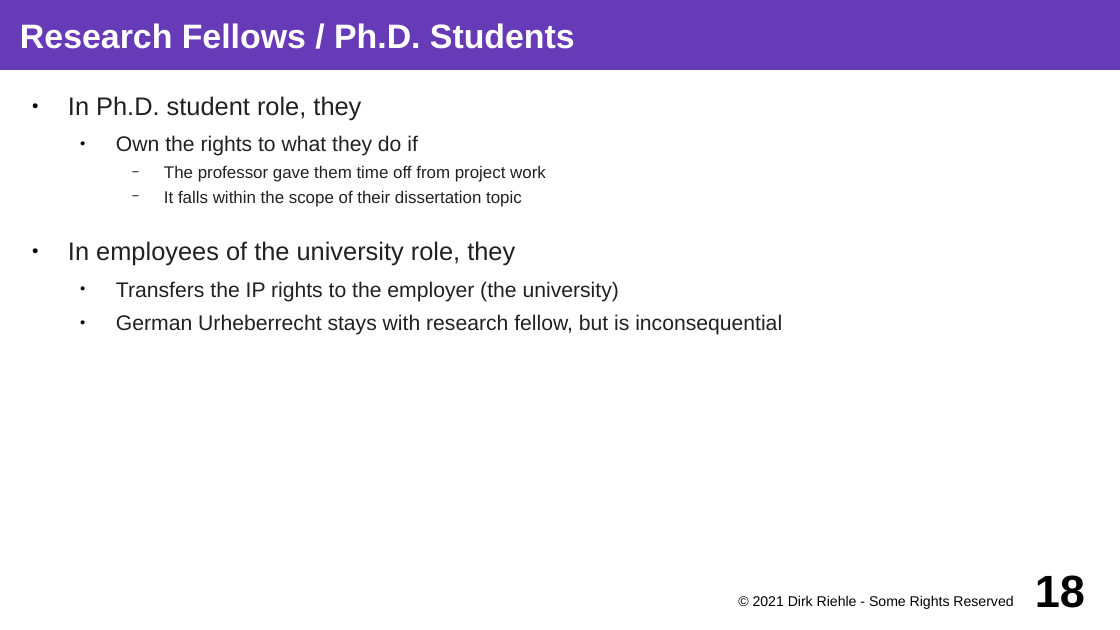
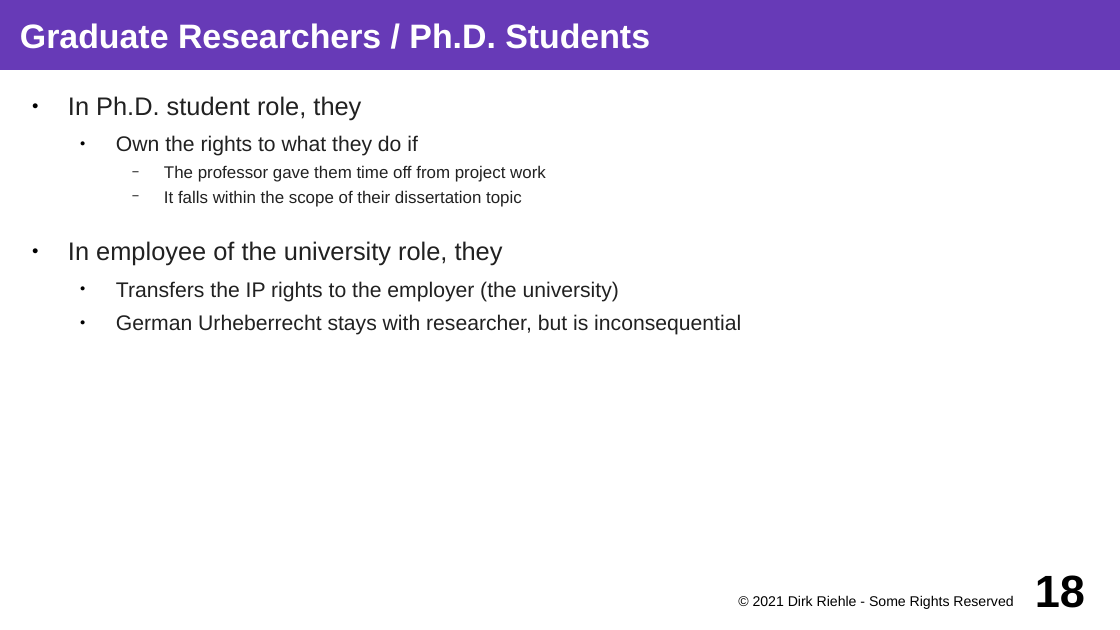
Before and after one commit to dirkriehle/coss-course, a slide deck: slide 18 of Lecture slides/COSS D03 - University Spin-offs.odp. Drawn at 1120x630 pixels with LibreOffice and Linux fonts; fonts in the diff are those of the drawing. Boxes give left, top, right and bottom in pixels: in the first picture for what was removed or moved away, otherwise in the second. Text is boxed around its words. In the diff, an @@ line names an element or a change of style, - is before the commit and + after.

```diff
--- a/Lecture slides/COSS D03 - University Spin-offs.odp
+++ b/Lecture slides/COSS D03 - University Spin-offs.odp
@@ title at (20, 23, 650, 49): text changed @@
-Research Fellows / Ph.D. Students
+Graduate Researchers / Ph.D. Students
@@ text at (68, 241, 503, 266): text changed @@
-● In employees of the university role, they
+● In employee of the university role, they
@@ text at (116, 314, 741, 335): text changed @@
-  ● German Urheberrecht stays with research fellow, but is inconsequential
+  ● German Urheberrecht stays with researcher, but is inconsequential
```
Also in this commit, not shown: 10 other slides changed, 3 other files.
